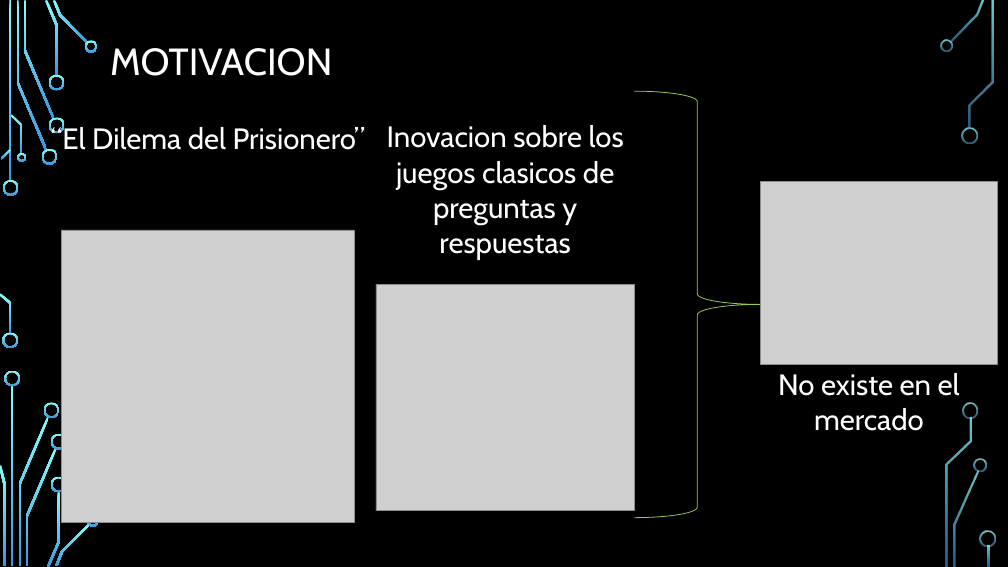
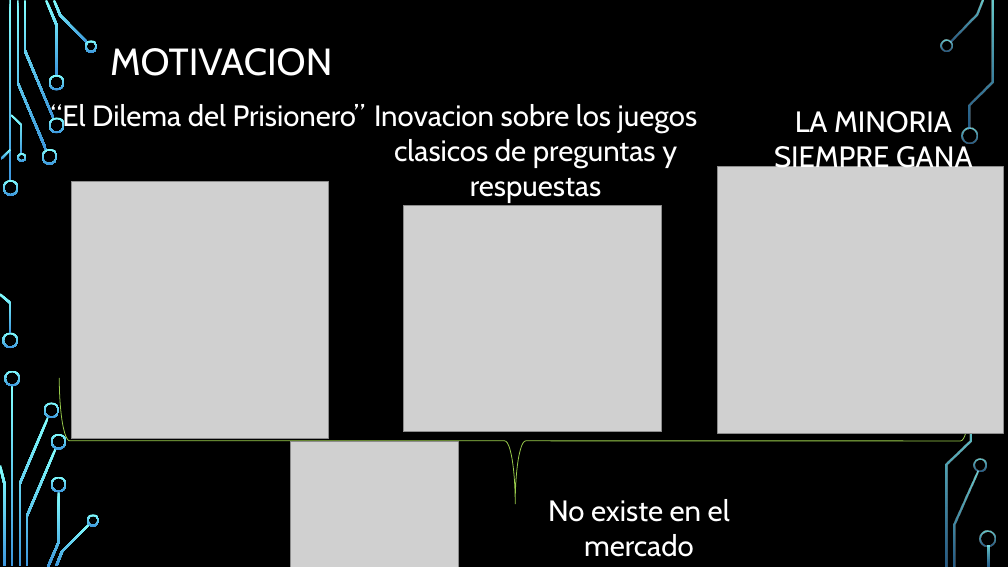
Before and after one commit to igalrevich/Minority-Proyecto-final-6IA-2017-, a slide deck: slide 2 of Presentacion final/PresentacionFinalMinority.pptx. Drawn at 1008x567 pixels with LibreOffice and Linux fonts; fonts in the diff are those of the drawing; grey boxes stand for pictures; background and template pictures are left out. Boxes give left, top, right and bottom in pixels: in the first picture for what was removed or moved away, otherwise in the second. Text is boxed around its words. In the diff, an @@ line names an element or a change of style, - is before the commit and + after.

```diff
--- a/Presentacion final/PresentacionFinalMinority.pptx
+++ b/Presentacion final/PresentacionFinalMinority.pptx
@@ text "“El Dilema del Prisionero”": place and size @@
-text "“El Dilema del Prisionero”" at [51, 124, 365, 156]
+text "“El Dilema del Prisionero”" at [51, 104, 365, 133]
@@ text "Inovacion sobre los juegos clasicos ..." rewrapped from [387, 125, 624, 260] to [374, 104, 698, 203] @@
@@ text added at [774, 111, 973, 175], 28 pt, text #FFFFFF @@
+LA MINORIA SIEMPRE GANA
@@ picture added at [718, 167, 1004, 433] @@
@@ picture: place and size @@
-picture at [61, 230, 354, 523]
+picture at [71, 181, 328, 439]
@@ picture: place and size @@
-picture at [376, 284, 634, 511]
+picture at [403, 206, 662, 433]
@@ right brace at [59, 378, 971, 504]: rotation 0 to 90 degrees @@
@@ freeform shape removed at [963, 402, 979, 418] @@
@@ picture: place and size @@
-picture at [761, 181, 997, 364]
+picture at [290, 442, 458, 567]
@@ text "No existe en el mercado": place and size @@
-text "No existe en el mercado" at [778, 373, 960, 431]
+text "No existe en el mercado" at [548, 499, 730, 557]
```
Also in this commit, not shown: 1 other slide changed, 1 slide added, 2 other files.
